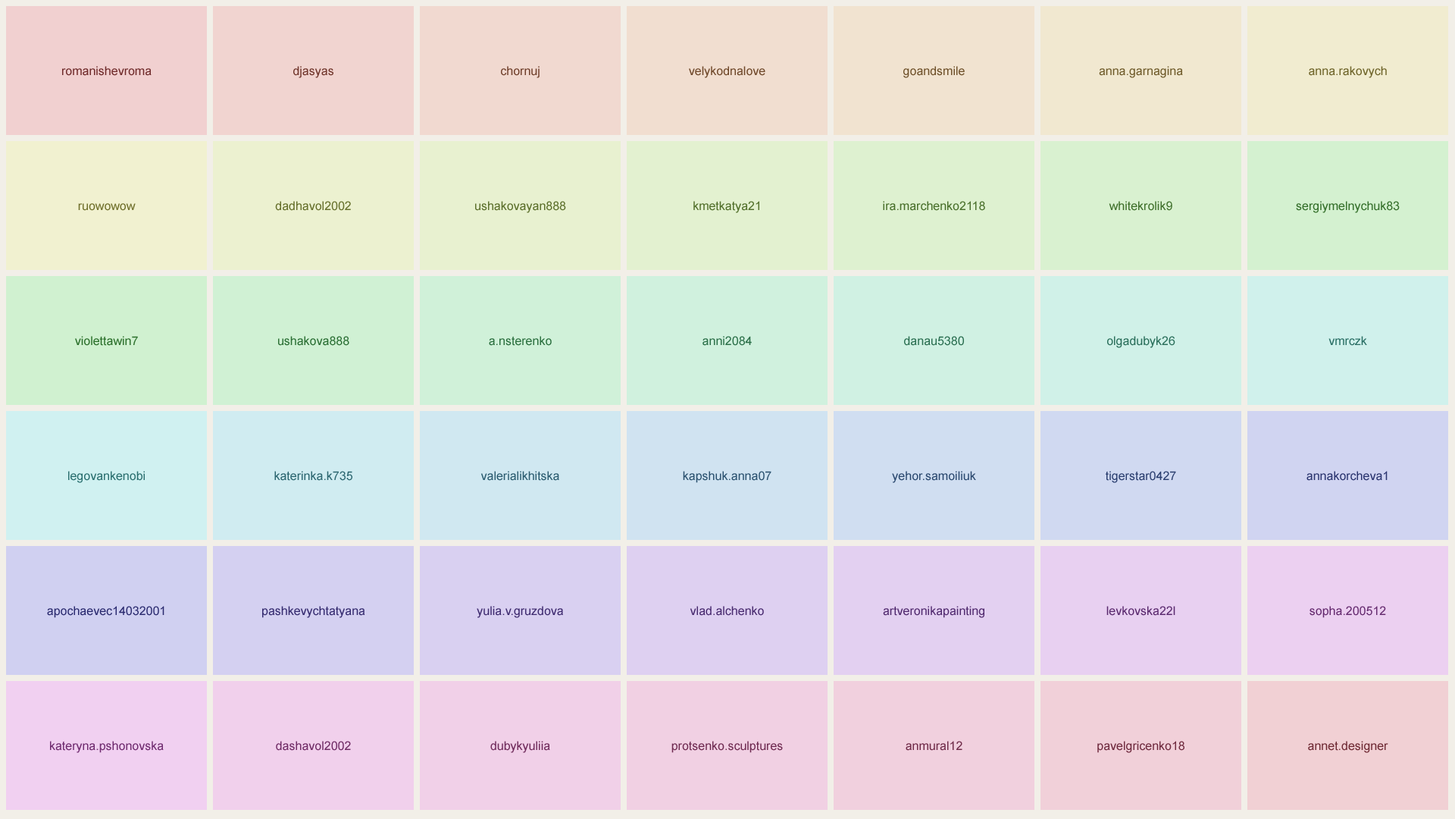
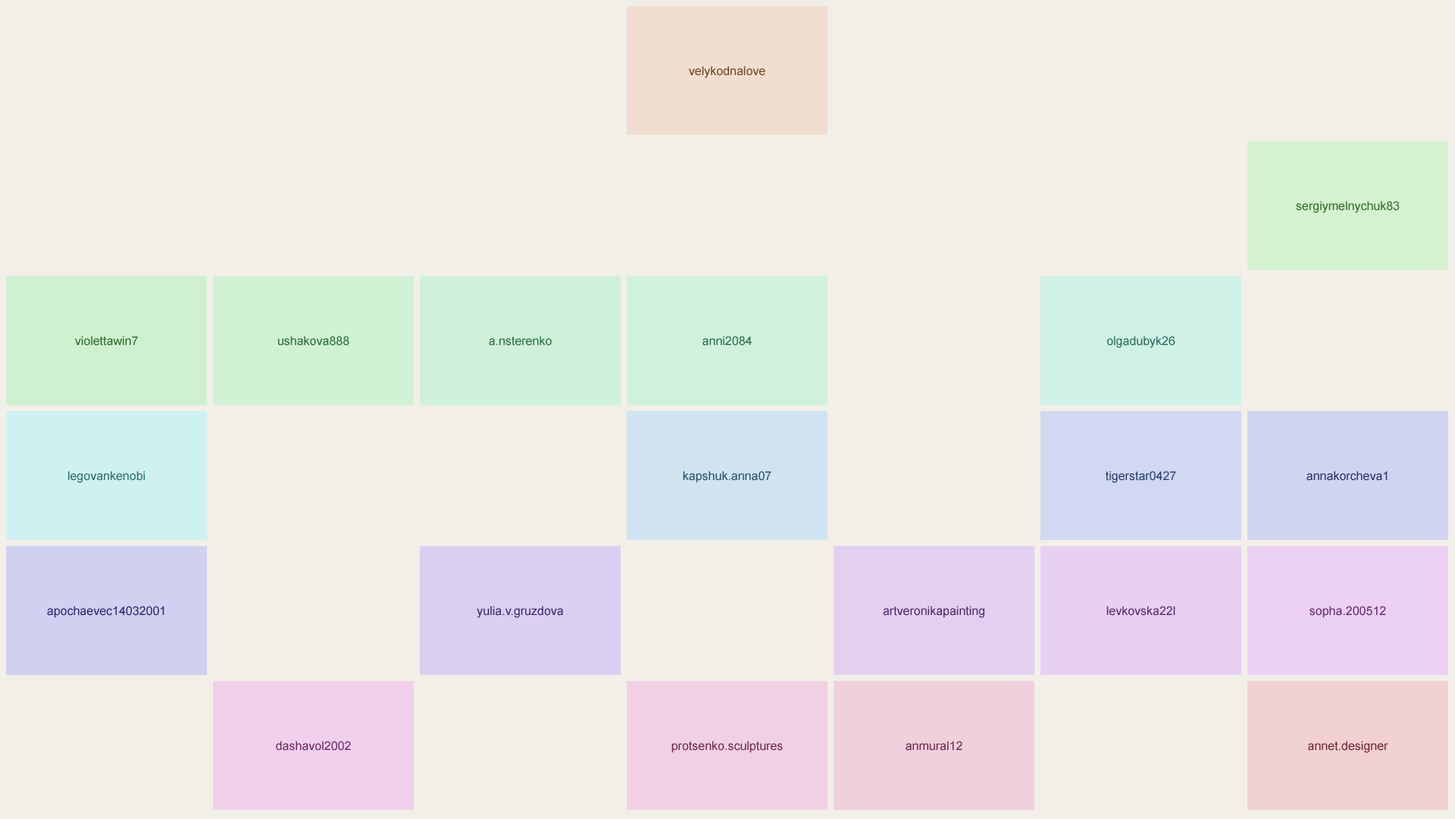
Before/after of a 1455 × 819 layered artwork. What changed in the layer stack:
removed layer "pavelgricenko18.png" over [1040, 680, 1242, 810]
removed layer "dubykyuliia.png" over [419, 680, 621, 810]
removed layer "kateryna.pshonovska.png" over [6, 680, 207, 810]
removed layer "vlad.alchenko.png" over [626, 545, 828, 675]
removed layer "pashkevychtatyana.png" over [212, 545, 414, 675]
removed layer "yehor.samoiliuk.png" over [833, 410, 1035, 540]
removed layer "valerialikhitska.png" over [419, 410, 621, 540]
removed layer "katerinka.k735.png" over [212, 410, 414, 540]
removed layer "vmrczk.png" over [1247, 275, 1449, 405]
removed layer "danau5380.png" over [833, 275, 1035, 405]
removed layer "whitekrolik9.png" over [1040, 140, 1242, 270]
removed layer "ira.marchenko2118.png" over [833, 140, 1035, 270]
removed layer "kmetkatya21.png" over [626, 140, 828, 270]
removed layer "ushakovayan888.png" over [419, 140, 621, 270]
removed layer "dadhavol2002.png" over [212, 140, 414, 270]
removed layer "ruowowow.png" over [6, 140, 207, 270]
removed layer "anna.rakovych.png" over [1247, 6, 1449, 135]
removed layer "anna.garnagina.png" over [1040, 6, 1242, 135]
removed layer "goandsmile.png" over [833, 6, 1035, 135]
removed layer "chornuj.png" over [419, 6, 621, 135]
removed layer "djasyas.png" over [212, 6, 414, 135]
removed layer "romanishevroma.png" over [6, 6, 207, 135]
